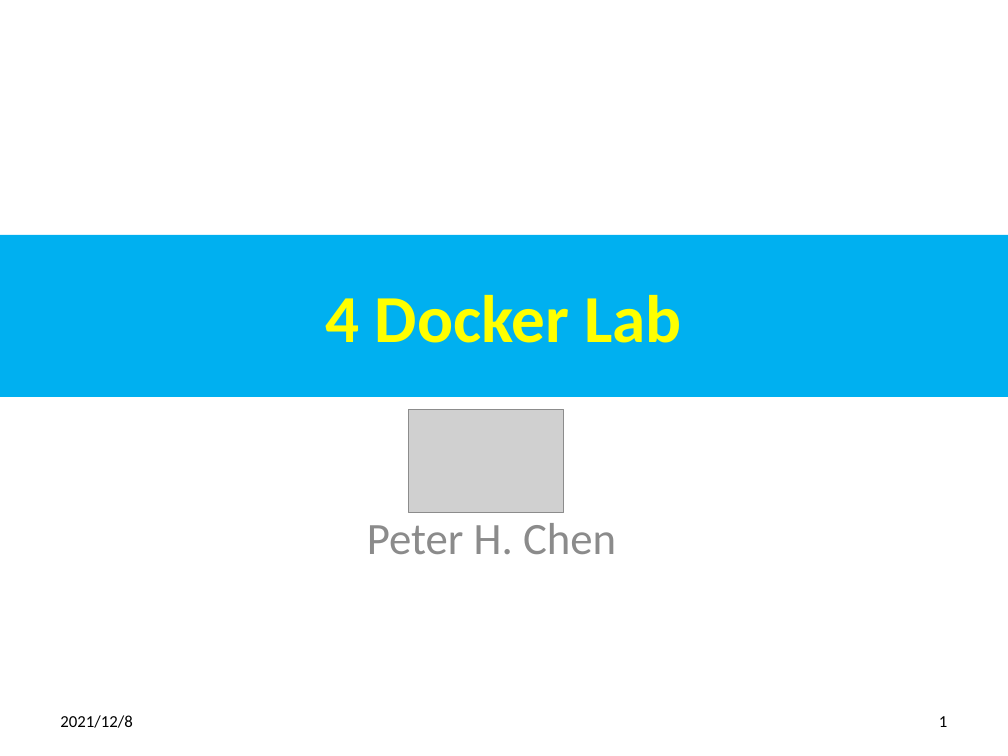
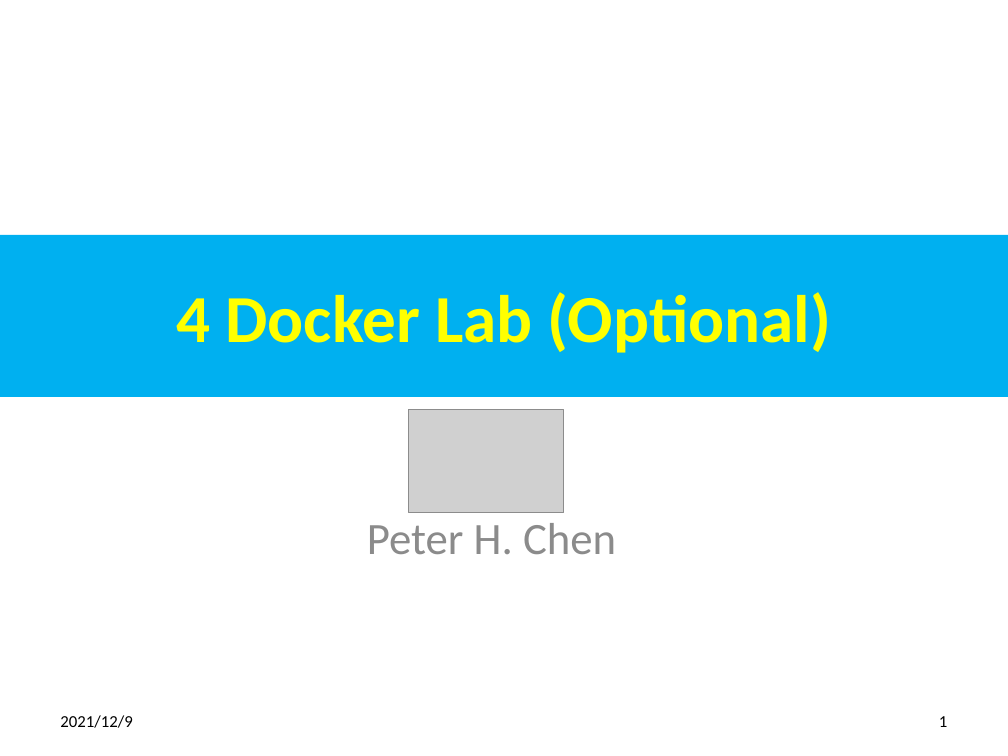
Before and after one commit to peterhchen/800-Docker, a slide deck: slide 1 of 04_DockerLab.pptx. Drawn at 1008x756 pixels with LibreOffice and Linux fonts; fonts in the diff are those of the drawing; grey boxes stand for pictures. Boxes give left, top, right and bottom in pixels: in the first picture for what was removed or moved away, otherwise in the second. Text is boxed around its words. In the diff, an @@ line names an element or a change of style, - is before the commit and + after.

```diff
--- a/04_DockerLab.pptx
+++ b/04_DockerLab.pptx
@@ title at box(176, 292, 831, 353): text changed @@
-4 Docker Lab
+4 Docker Lab (Optional)
@@ text at box(60, 715, 132, 728): text changed @@
-2021/12/8
+2021/12/9
```
Also in this commit, not shown: 3 other slides changed, 4 other files.
